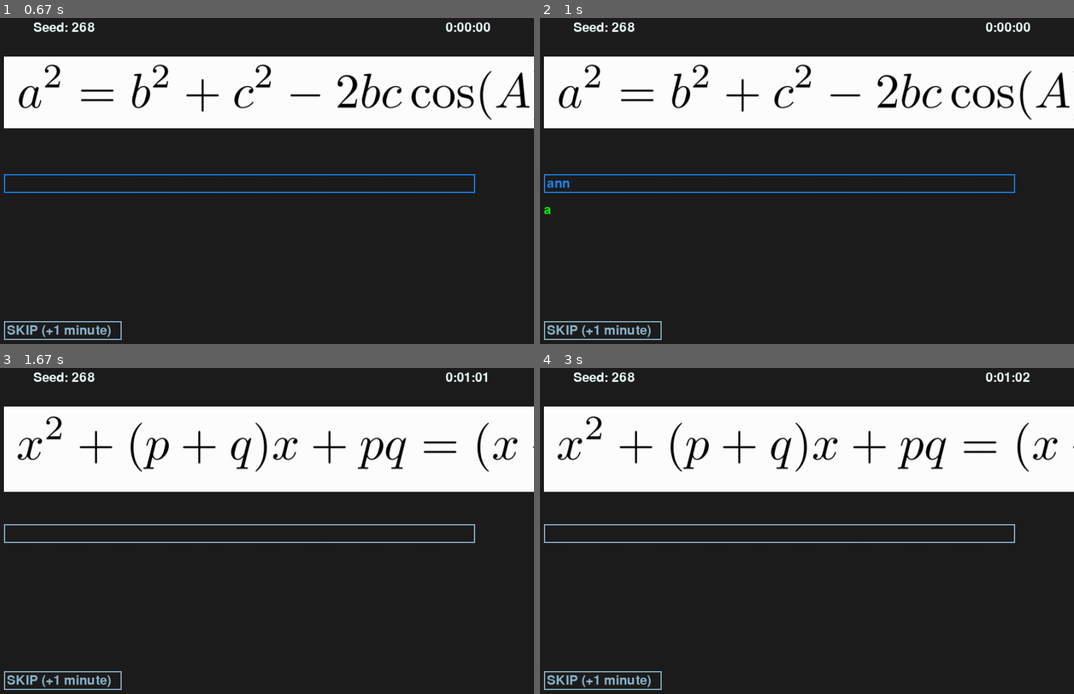
Above: before the commit, frames 1-4 (two rows, left to right).
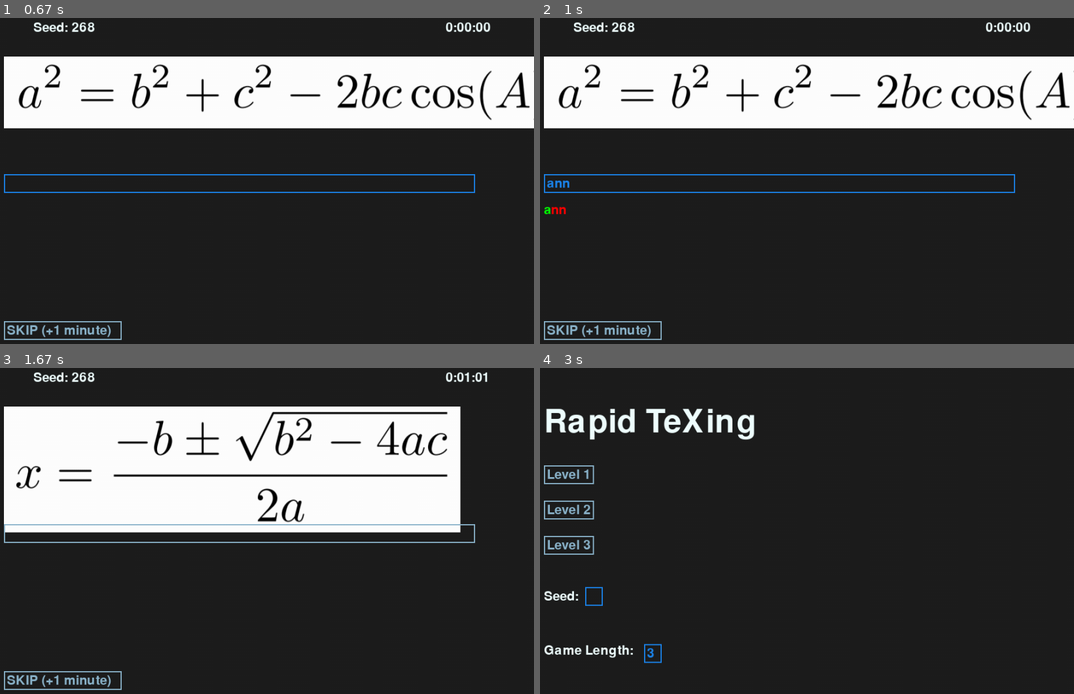
Above: after the commit, the same moments.

Repository: NiamV/OxfordHack
Game: pygame game, started from textInput.py
Same seed, same stepped clock (60 frames per second), same inputs: the game is played once before the commit and once after it.
Inputs (mouse positions are in pixels of both pictures, inside the frame that each line leads up to):
- Up to frame 1 (0.67 s): click "Level 2" at 0.38 s
- Up to frame 2 (1 s): type "ann" at 0.67 s
- Up to frame 3 (1.67 s): tap Enter at 1 s; click (53, 671) at 1.27 s; click (outside the picture) at 1.6 s
- Up to frame 4 (3 s): tap Enter at 2.38, 2.72 s

Frame 1 is identical in both runs. In frame 2, less than 0.1% of the frame differs, in the area x 2-5%, y 57-61%; in frame 3, 18%; in frame 4, 27%, in the area x 0-100%, y 1-99%.

Commit message:
Added incorrect part indicator

Diff:
--- a/checker.py
+++ b/checker.py
@@ -24,4 +24,6 @@
         except:
             break
 
-    return correctpart
+    incorrectpart = observed[len(correctpart):]
+
+    return correctpart, incorrectpart
--- a/textInput.py
+++ b/textInput.py
@@ -53,8 +53,8 @@
         self.inputBox.handle_event(event)
 
     def isCorrect(self):
-        return checker.checker(self.goal_text, self.inputBox.text)
-        #return True
+        #return checker.checker(self.goal_text, self.inputBox.text)
+        return True
 
     def amountCorrect(self):
         return checker.amountCorrect(self.goal_text, self.inputBox.text)
@@ -200,6 +200,7 @@
 
         # Sets the number of problems done to 0
         count = 0
+        GAME_LENGTH = int(gameLengthInput.text)
         currentImageCount = imageCount[level-1]
         possibleSeeds = (math.factorial(currentImageCount) / math.factorial(currentImageCount - GAME_LENGTH))
         try:
@@ -262,7 +263,12 @@
 
                 screen.blit(FONT.render(timerText, True, COLOR_MAIN), (screenWidth - 150, 40))
                 screen.blit(FONT.render("Seed: " + str(n), True, COLOR_MAIN), (150, 40))
-                screen.blit(FONT.render(questions[count].amountCorrect(), True, (0,255,0)), (100, 350))
+
+                correctPart = FONT.render(questions[count].amountCorrect()[0], True, (0,255,0))
+                incorrectPart = FONT.render(questions[count].amountCorrect()[1], True, (255,0,0))
+
+                screen.blit(correctPart, (100, 350))
+                screen.blit(incorrectPart, (100 + correctPart.get_width(), 350))
             except IndexError:
                 # Shows endgame screen
                 screen.blit(FONT.render("You're done!", True, COLOR_MAIN), (LEFT_MARGIN, LEFT_MARGIN))
